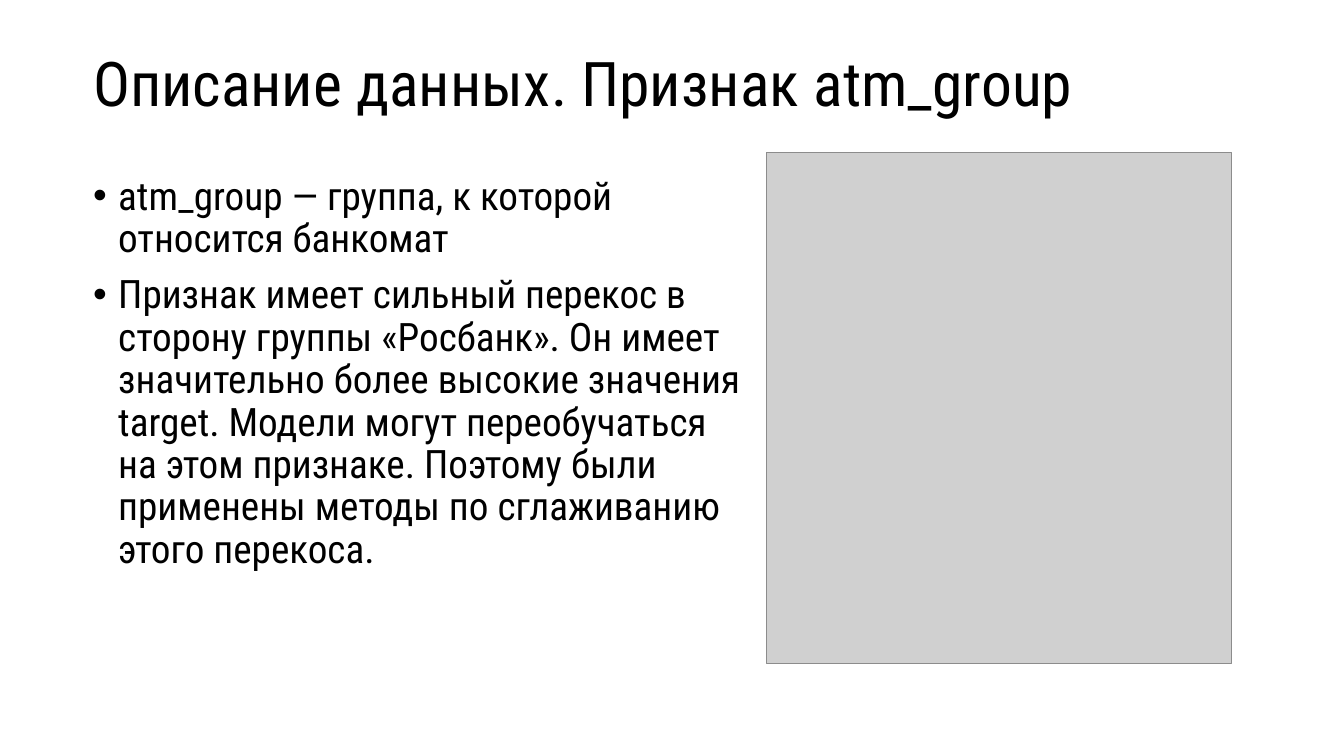
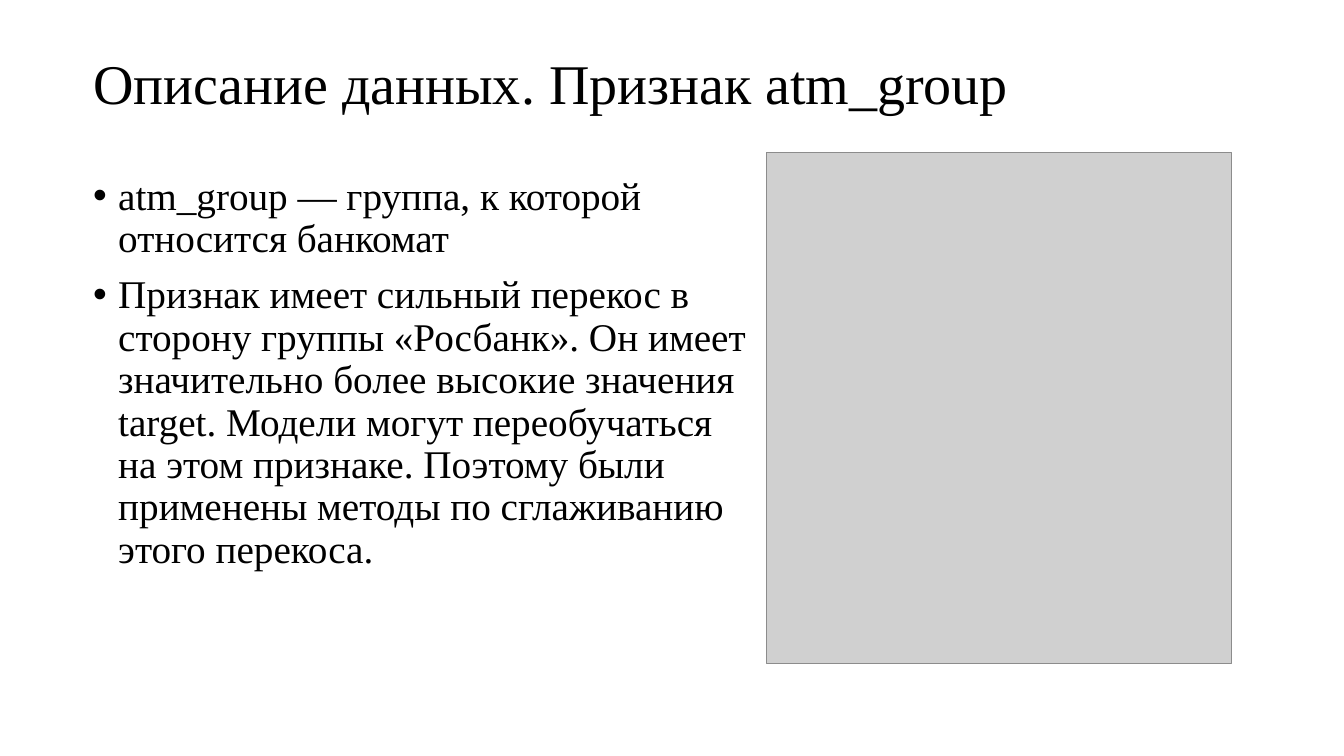
Before and after one commit to ElenaDoroshenko97/itog_project_ds16, a slide deck: slide 5 of Определение популярности геолокации для размещения банкомата Росбанка и его партнеров.pptx. Drawn at 1344x756 pixels with LibreOffice and Linux fonts; fonts in the diff are those of the drawing; grey boxes stand for pictures. Boxes give left, top, right and bottom in pixels: in the first picture for what was removed or moved away, otherwise in the second. Text is boxed around its words. In the diff, an @@ line names an element or a change of style, - is before the commit and + after.

```diff
--- a/Определение популярности геолокации для размещения банкомата Росбанка и его партнеров.pptx
+++ b/Определение популярности геолокации для размещения банкомата Росбанка и его партнеров.pptx
@@ title "Описание данных. Признак atm_group" at <box>93,67,1007,114</box>: size 44 to 40 pt, font Roboto Condensed to Times New Roman @@
@@ text "atm_group — группа, к которой ..." at <box>118,183,746,570</box>: font Roboto Condensed to Times New Roman @@
```
Also in this commit, not shown: 7 other slides changed, 2 slides added, 1 slide removed.
